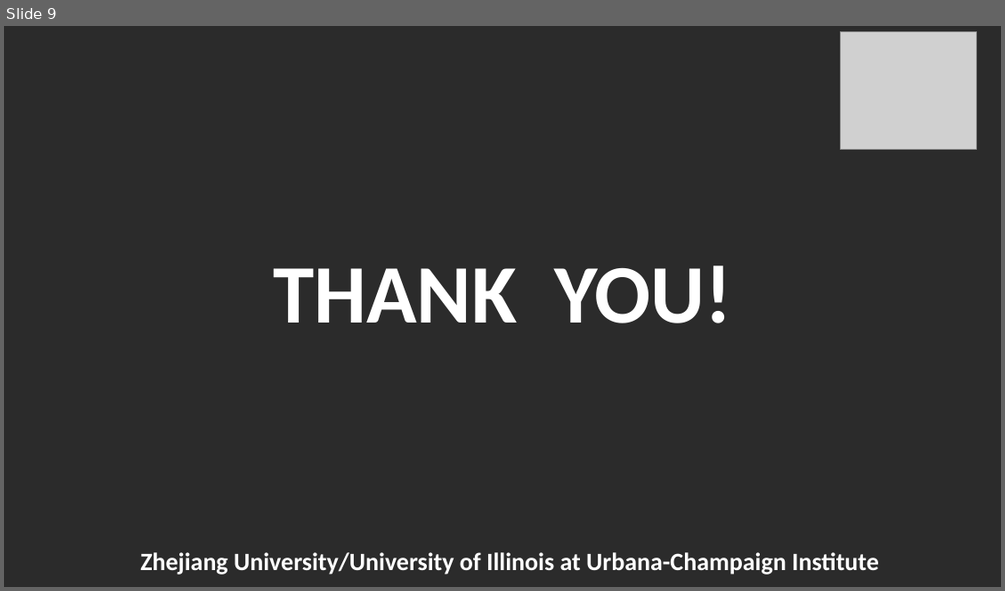
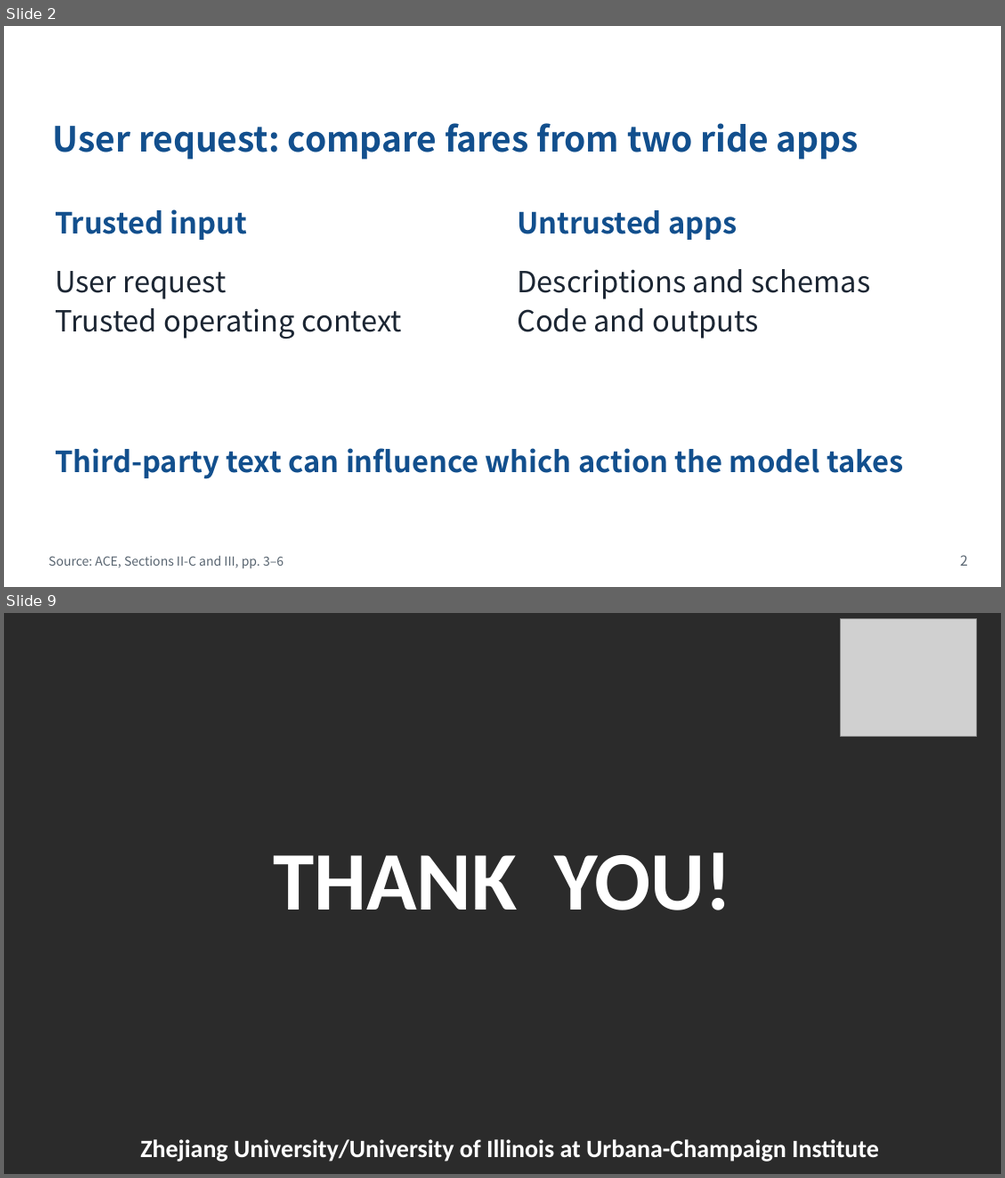
Before and after one commit to Novakru/ZJU-assignment-reports, a slide deck: submission/presentation.pptx. Shown one above the other, each under a label of ours: slide 9 before the commit, slides 2 and 9 after it; the slides between them are not shown. The pictures are 1005x591 and 1005x1178 pixels, drawn with LibreOffice and Linux fonts; fonts in the diff are those of the drawing; grey boxes stand for pictures; background and template pictures are left out; a plain dark background stands for a picture behind light text. Boxes give left, top, right and bottom in pixels: in the first picture for what was removed or moved away, otherwise in the second. Text is boxed around its words. In the diff, an @@ line names an element or a change of style, - is before the commit and + after.

```diff
--- a/submission/presentation.pptx
+++ b/submission/presentation.pptx
@@ slide 2 added at (x1=4, y1=26, x2=1001, y2=587), background #FFFFFF @@
@@ text added at (x1=36, y1=30, x2=784, y2=69), 18 pt, text #FFFFFF, bold @@
+Threat Model
@@ text added at (x1=913, y1=28, x2=979, y2=66), 18 pt, text #FFFFFF, bold @@
+ZJUI
@@ text added at (x1=53, y1=123, x2=858, y2=160), 25 pt, text #124F8D, bold @@
+User request: compare fares from two ride apps
@@ text added at (x1=55, y1=209, x2=247, y2=240), 21 pt, text #124F8D, bold @@
+Trusted input
@@ text added at (x1=517, y1=210, x2=736, y2=240), 21 pt, text #124F8D, bold @@
+Untrusted apps
@@ text added at (x1=55, y1=271, x2=402, y2=338), 21 pt, text #1C2633 @@
+User request
+Trusted operating context
@@ text added at (x1=517, y1=269, x2=871, y2=338), 21 pt, text #1C2633 @@
+Descriptions and schemas
+Code and outputs
@@ text added at (x1=55, y1=448, x2=904, y2=479), 21 pt, text #124F8D, bold @@
+Third-party text can influence which action the model takes
@@ text added at (x1=48, y1=556, x2=283, y2=568), 9 pt, text #586470 @@
+Source: ACE, Sections II-C and III, pp. 3–6
@@ text added at (x1=960, y1=555, x2=968, y2=565), 10 pt, text #586470 @@
+2
```
Also in this commit, not shown: 5 slides changed, 4 other slides added, 5 slides removed, 17 other files.
